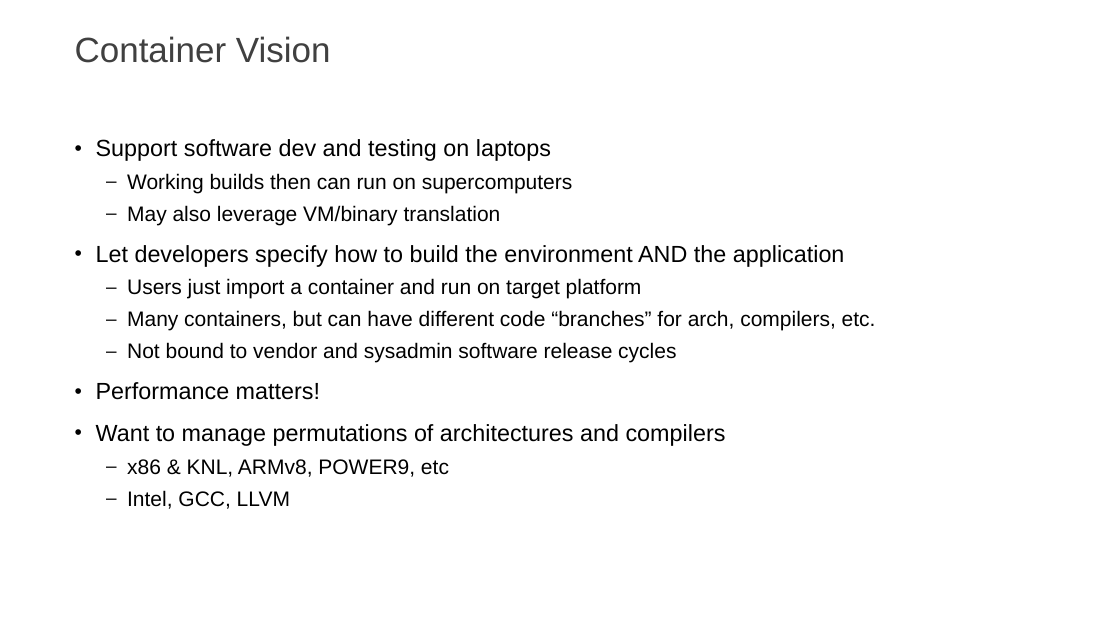
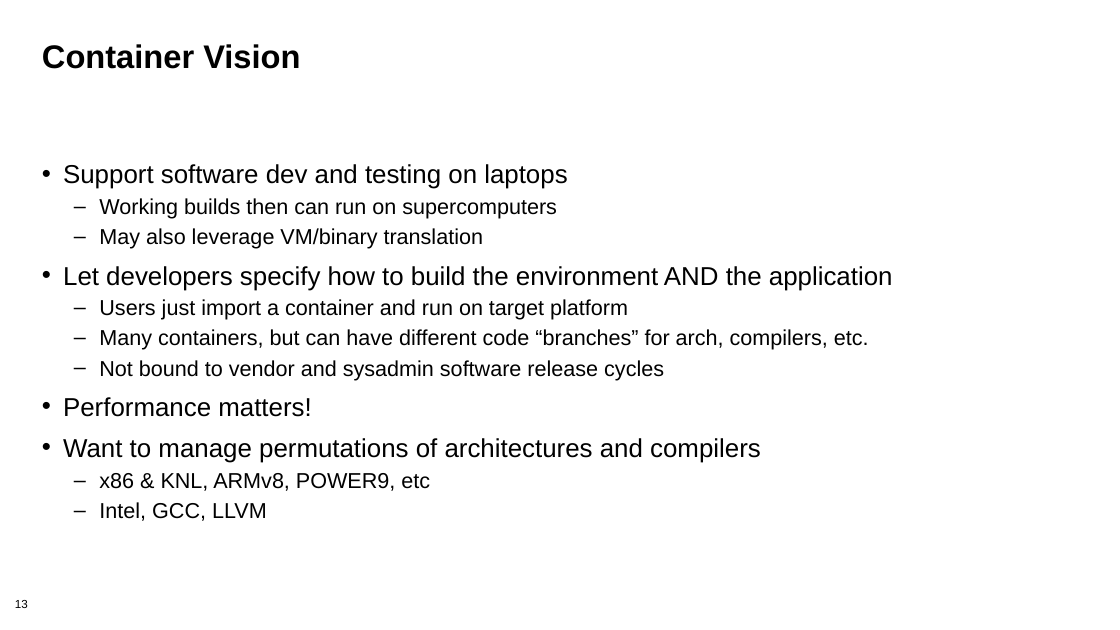
Before and after one commit to supercontainers/isc-tutorial, a slide deck: slide 13 of slides/isc19_intro_to_containers_ajy.pptx. Drawn at 1120x630 pixels with LibreOffice and Linux fonts; fonts in the diff are those of the drawing; background and template pictures are left out. Boxes give left, top, right and bottom in pixels: in the first picture for what was removed or moved away, otherwise in the second. Text is boxed around its words. In the diff, an @@ line names an element or a change of style, - is before the commit and + after.

```diff
--- a/slides/isc19_intro_to_containers_ajy.pptx
+++ b/slides/isc19_intro_to_containers_ajy.pptx
@@ title "Container Vision": place and size @@
-title "Container Vision" at bbox=[75, 36, 331, 63]
+title "Container Vision" at bbox=[42, 44, 300, 69]
@@ title "Container Vision" at bbox=[42, 44, 300, 69]: size 30 to 28 pt, text colour #404040 to #000000, bold on; line spacing 0.9 to 0.85; vertical alignment bottom to top @@
@@ text "Support software dev and testing ...": place and size @@
-text "Support software dev and testing ..." at bbox=[96, 139, 876, 509]
+text "Support software dev and testing ..." at bbox=[63, 164, 893, 521]
@@ text "Support software dev and testing ..." at bbox=[63, 164, 893, 521]: size 20 to 22.2 pt in "Support software dev and testing on laptops", "Let developers specify how to build the ...", "Performance matters!", "Want to manage permutations of architectures and ..."; size 18 to 18.5 pt in "Working builds then can run on supercomputers", "May also leverage VM/binary translation", "Users just import a container and run ...", "Many containers, but can have different code ..." and 3 more places; line spacing 0.9 to 0.8; indent changed @@
@@ page number added at bbox=[15, 600, 28, 608], 10 pt, text #000000 @@
+13
```
Also in this commit, not shown: 13 other slides changed, 1 slide added, 1 slide removed, 1 other file.
